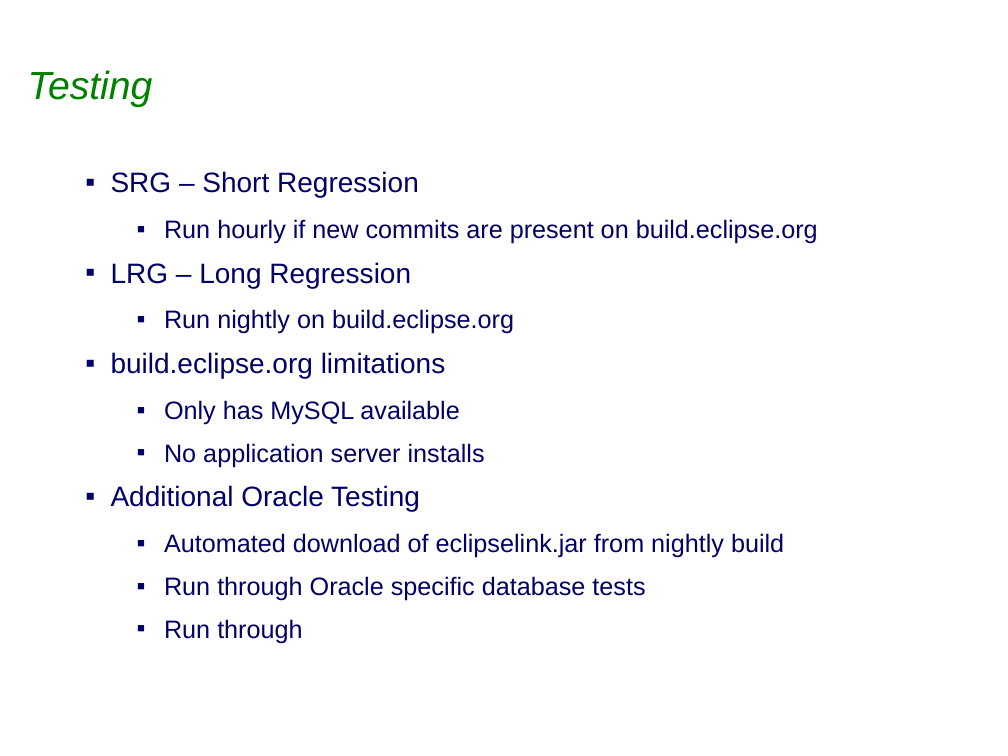
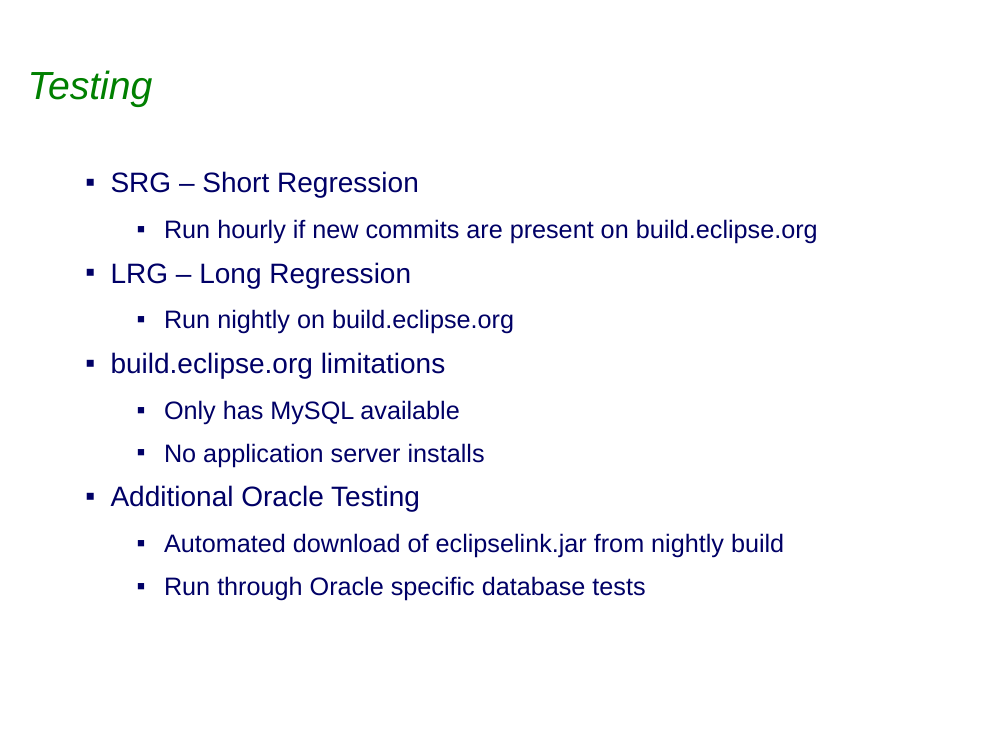
Before and after one commit to sabineheider/incubator, a slide deck: slide 11 of summit-2010/Process.ppt (slide 10 before the commit). Drawn at 1008x756 pixels with LibreOffice and Linux fonts; fonts in the diff are those of the drawing; background and template pictures are left out. Boxes give left, top, right and bottom in pixels: in the first picture for what was removed or moved away, otherwise in the second. Text is boxed around its words. In the diff, an @@ line names an element or a change of style, - is before the commit and + after.

```diff
--- a/summit-2010/Process.ppt
+++ b/summit-2010/Process.ppt
@@ text at (164,619,302,643): paragraph removed @@
-  ▪ Run through
```
Also in this commit, not shown: 2 other slides changed, 2 slides added, 2 slides removed.
